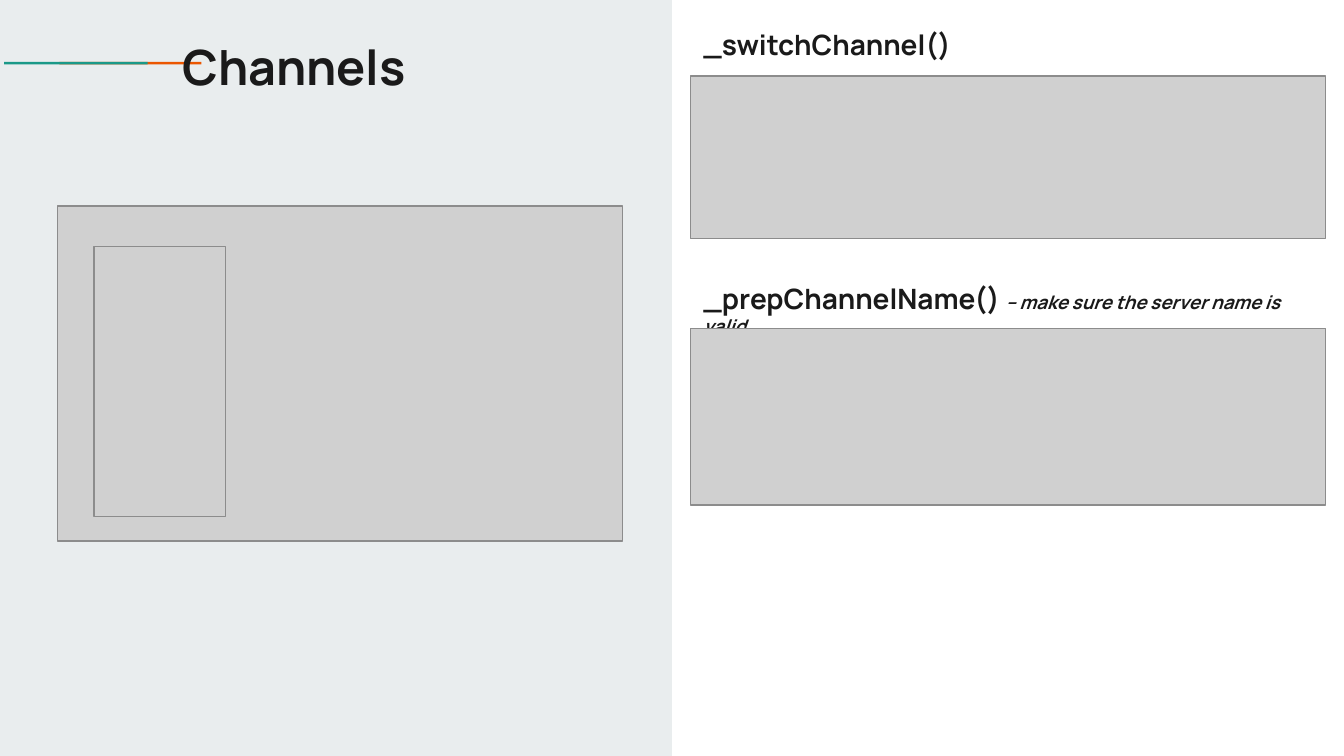
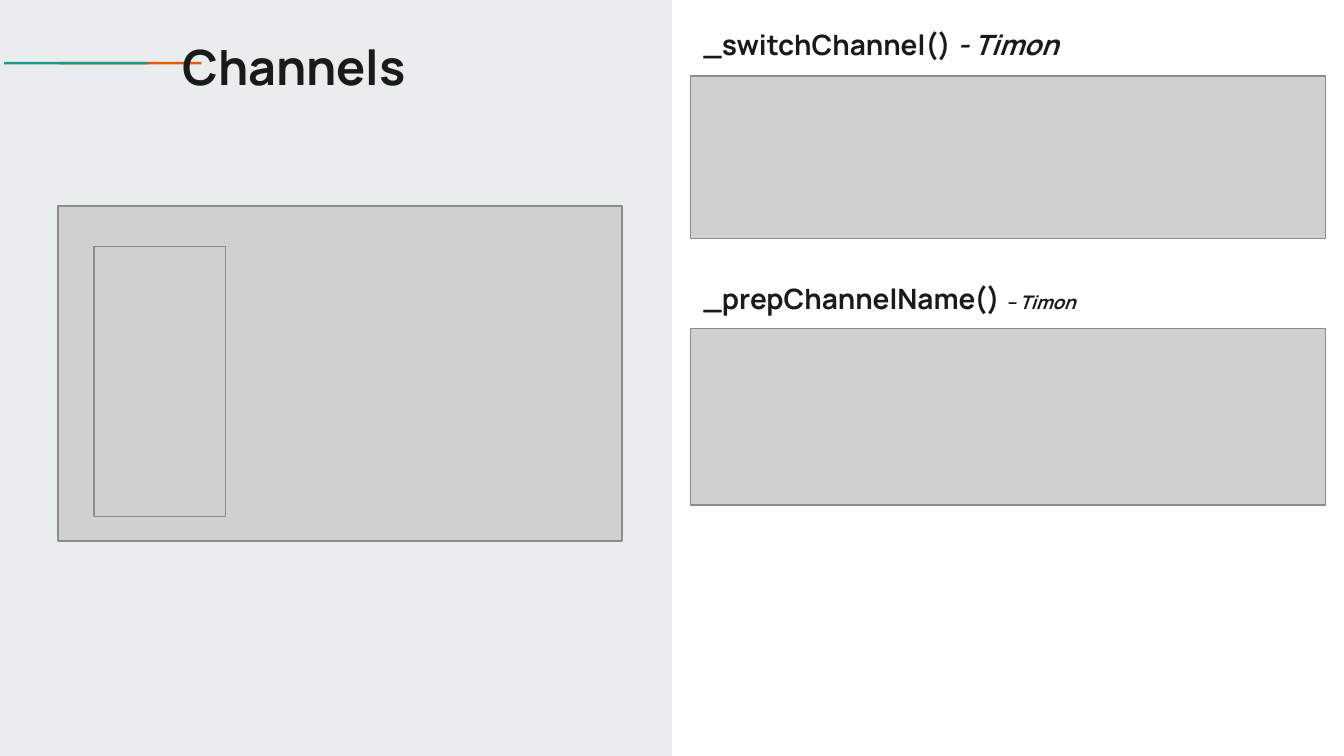
Before and after one commit to jantiegges/AWSys, a slide deck: slide 12 of HA 01/WhatsChat_1.pptx. Drawn at 1344x756 pixels with LibreOffice and Linux fonts; fonts in the diff are those of the drawing; grey boxes stand for pictures. Boxes give left, top, right and bottom in pixels: in the first picture for what was removed or moved away, otherwise in the second. Text is boxed around its words. In the diff, an @@ line names an element or a change of style, - is before the commit and + after.

```diff
--- a/HA 01/WhatsChat_1.pptx
+++ b/HA 01/WhatsChat_1.pptx
@@ title at [703, 31, 1059, 60]: text changed @@
-_switchChannel()
+_switchChannel() - Timon
@@ title at [703, 285, 1075, 316]: text changed; size 10 to 15 pt; italic off @@
-_prepChannelName() – make sure the server name is valid
+_prepChannelName() – Timon
```
Also in this commit, not shown: 18 other slides changed, 1 other file.
